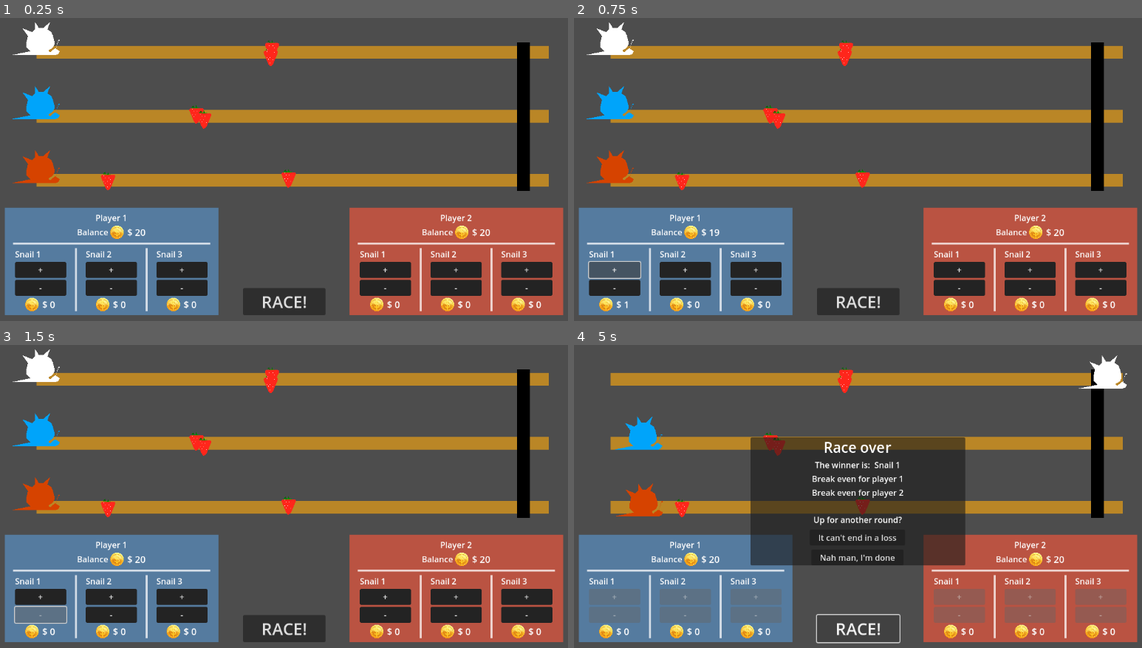
Above: before the commit, frames 1-4 (two rows, left to right).
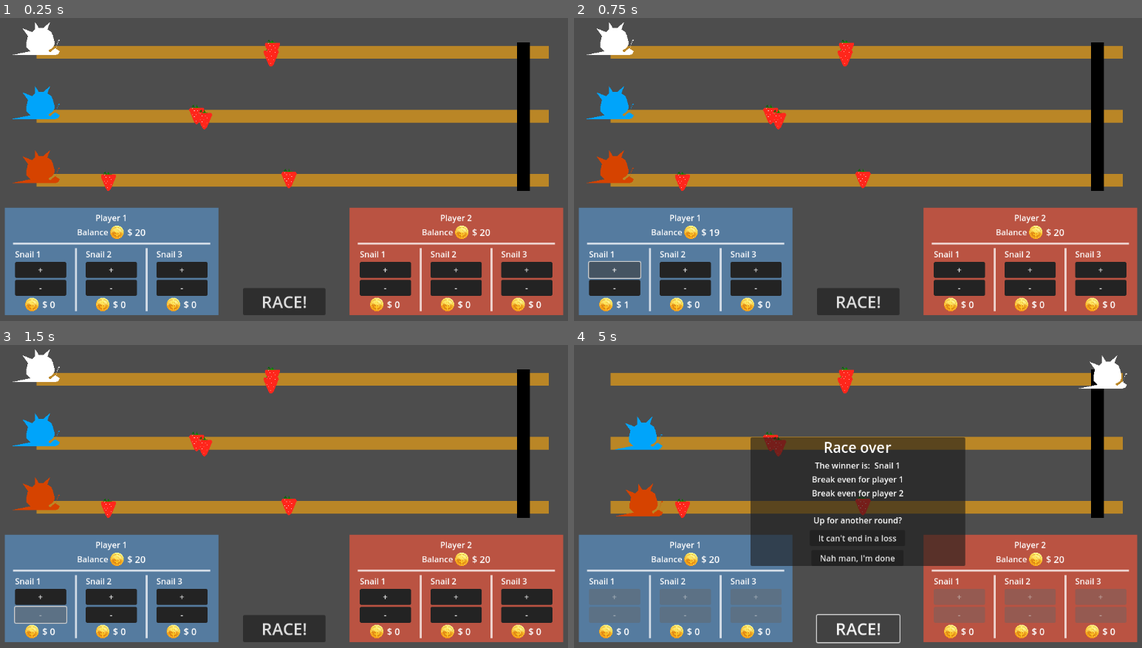
Above: after the commit, the same moments.

Repository: pradoh97/snail-race
Game: Godot game, scene res://level.tscn
Two runs of this game, one before a commit and one after it. Both use one fixed random seed, a clock stepped at 60 frames per second and the inputs below.
Inputs:
- Up to frame 1 (0.25 s): no input
- Up to frame 2 (0.75 s): click "+" at 0.5 s
- Up to frame 3 (1.5 s): click "-" at 1.25 s
- Up to frame 4 (5 s): click "RACE!" at 2 s; click "RACE!" at 2.75 s; click "RACE!" at 3.5 s

The runs differ from the first frame. In frame 1, 0.1% of the frame differs, in the area x 17-53%, y 7-58%; in frame 2, 0.1%; in frame 3, 0.1%; in frame 4, 0.9%, in the area x 17-69%, y 7-73%.

Commit message:
Fix sizes

Diff:
--- a/level.tscn
+++ b/level.tscn
@@ -115,19 +115,20 @@
 grow_horizontal = 2
 grow_vertical = 2
 
-[node name="Label" type="Label" parent="UI/GameOver"]
+[node name="VBoxContainer" type="VBoxContainer" parent="UI/GameOver"]
+layout_mode = 2
+alignment = 2
+
+[node name="Label" type="Label" parent="UI/GameOver/VBoxContainer"]
 layout_mode = 2
 size_flags_vertical = 0
 theme_override_font_sizes/font_size = 28
 text = "Race over"
 horizontal_alignment = 1
 
-[node name="VBoxContainer" type="VBoxContainer" parent="UI/GameOver"]
-layout_mode = 2
-alignment = 2
-
 [node name="HBoxContainer" type="HBoxContainer" parent="UI/GameOver/VBoxContainer"]
 layout_mode = 2
+size_flags_vertical = 3
 alignment = 1
 
 [node name="Label" type="Label" parent="UI/GameOver/VBoxContainer/HBoxContainer"]
@@ -142,11 +143,13 @@
 [node name="MoneyResultPlayer1" type="Label" parent="UI/GameOver/VBoxContainer"]
 unique_name_in_owner = true
 layout_mode = 2
+size_flags_vertical = 0
 horizontal_alignment = 1
 
 [node name="MoneyResultPlayer2" type="Label" parent="UI/GameOver/VBoxContainer"]
 unique_name_in_owner = true
 layout_mode = 2
+size_flags_vertical = 0
 horizontal_alignment = 1
 
 [node name="VBoxContainer" type="VBoxContainer" parent="UI/GameOver/VBoxContainer"]
--- a/traps/strawberry.tscn
+++ b/traps/strawberry.tscn
@@ -15,7 +15,7 @@
 
 [node name="Leafs" type="Node2D" parent="."]
 position = Vector2(-5.5350003, 0)
-scale = Vector2(1.25, 1.5)
+scale = Vector2(1.3300043, 1.5960052)
 
 [node name="Polygon2D3" type="Polygon2D" parent="Leafs"]
 position = Vector2(0.1949997, 0.5)
@@ -41,13 +41,13 @@
 
 [node name="Fruit" type="Polygon2D" parent="."]
 position = Vector2(-4.750001, 0)
-scale = Vector2(1.25, 1.5)
+scale = Vector2(1.3300043, 1.5960052)
 color = Color(1, 0.15134355, 0.10833212, 1)
 polygon = PackedVector2Array(-1, -2, 2, 4, 3, 5, 4, 4.895, 5, 4, 8, -2, 7.79, -2.77, 7, -3, 0, -3, -0.615, -2.74)
 
 [node name="Seeds" type="Node2D" parent="."]
 position = Vector2(-5.75, 0)
-scale = Vector2(1.25, 1.5)
+scale = Vector2(1.3300043, 1.5960052)
 
 [node name="Seed" type="Polygon2D" parent="Seeds"]
 polygon = PackedVector2Array(2.64, -1.65, 2.675, -1.435, 2.91, -1.37, 3, -1.685)
